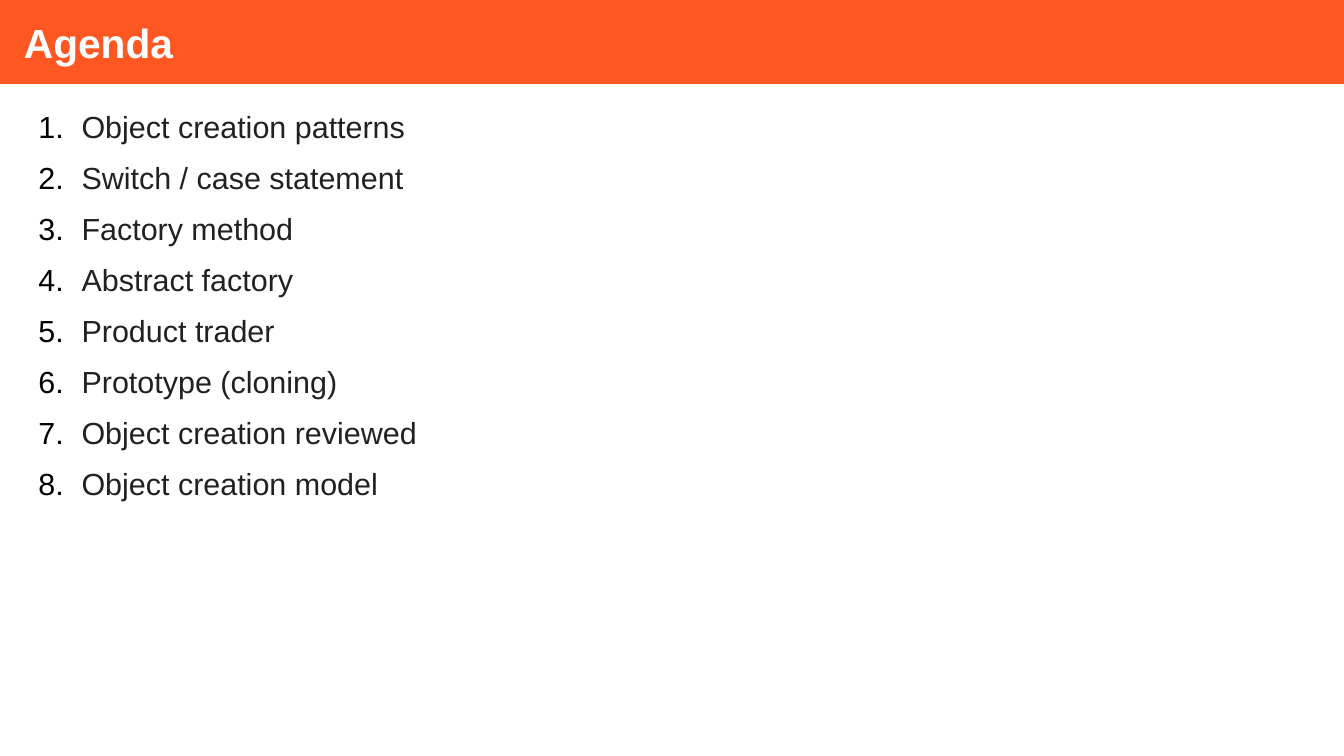
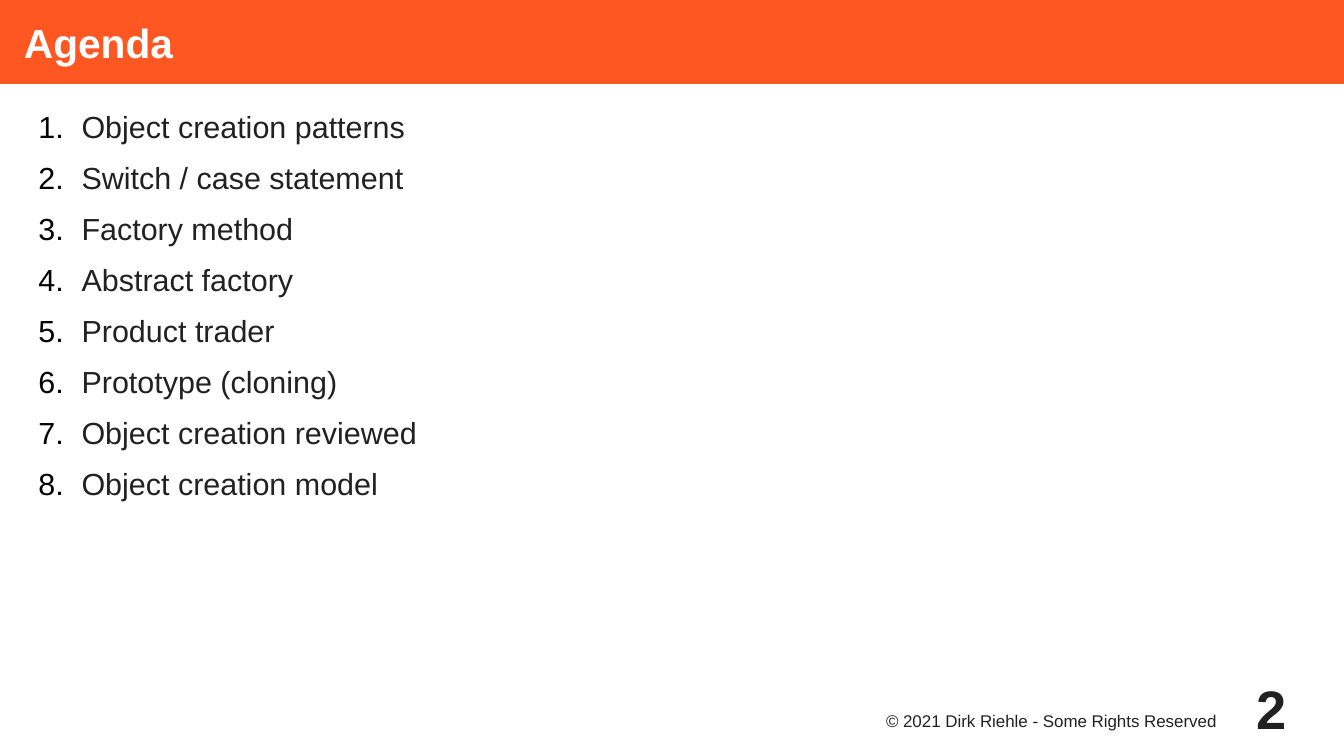
Before and after one commit to dirkriehle/adap-course, a slide deck: slide 2 of Lecture Slides/ADAP C09 - Object Creation.odp. Drawn at 1344x756 pixels with LibreOffice and Linux fonts; fonts in the diff are those of the drawing. Boxes give left, top, right and bottom in pixels: in the first picture for what was removed or moved away, otherwise in the second. Text is boxed around its words. In the diff, an @@ line names an element or a change of style, - is before the commit and + after.

```diff
--- a/Lecture Slides/ADAP C09 - Object Creation.odp
+++ b/Lecture Slides/ADAP C09 - Object Creation.odp
@@ text added at [903, 714, 1216, 731], 10 pt, text #212121 @@
+© 2021 Dirk Riehle - Some Rights Reserved
@@ page number added at [1257, 691, 1287, 729], 32 pt, text #212121, bold @@
+2
```
Also in this commit, not shown: 6 other slides changed, 19 other files.
